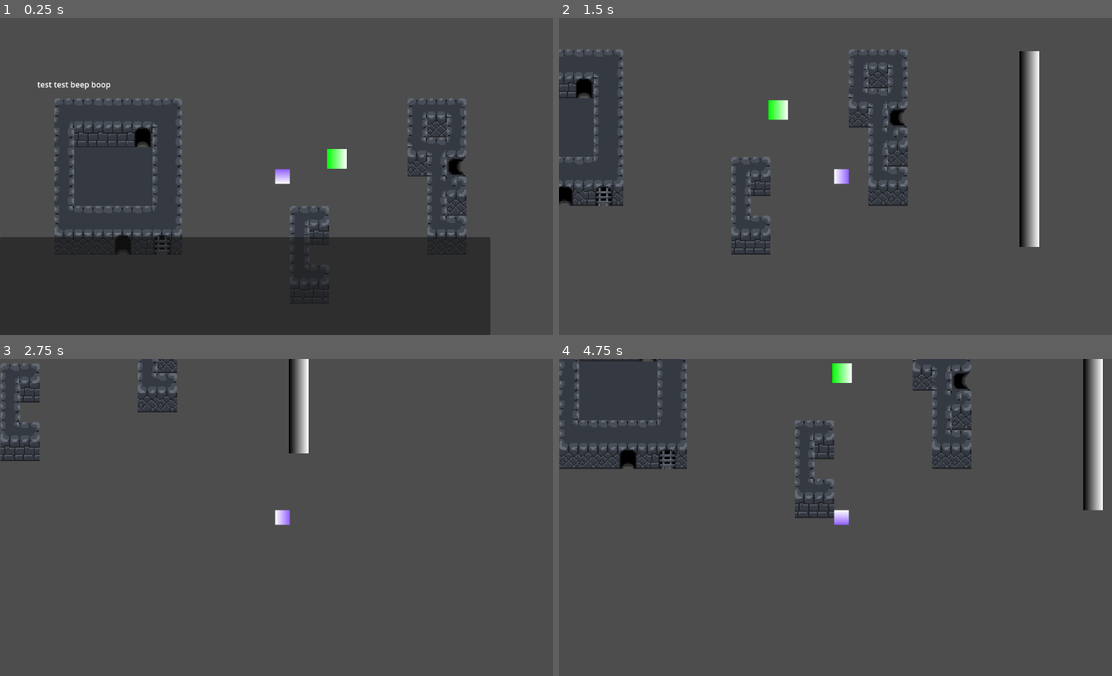
Above: before the commit, frames 1-4 (two rows, left to right).
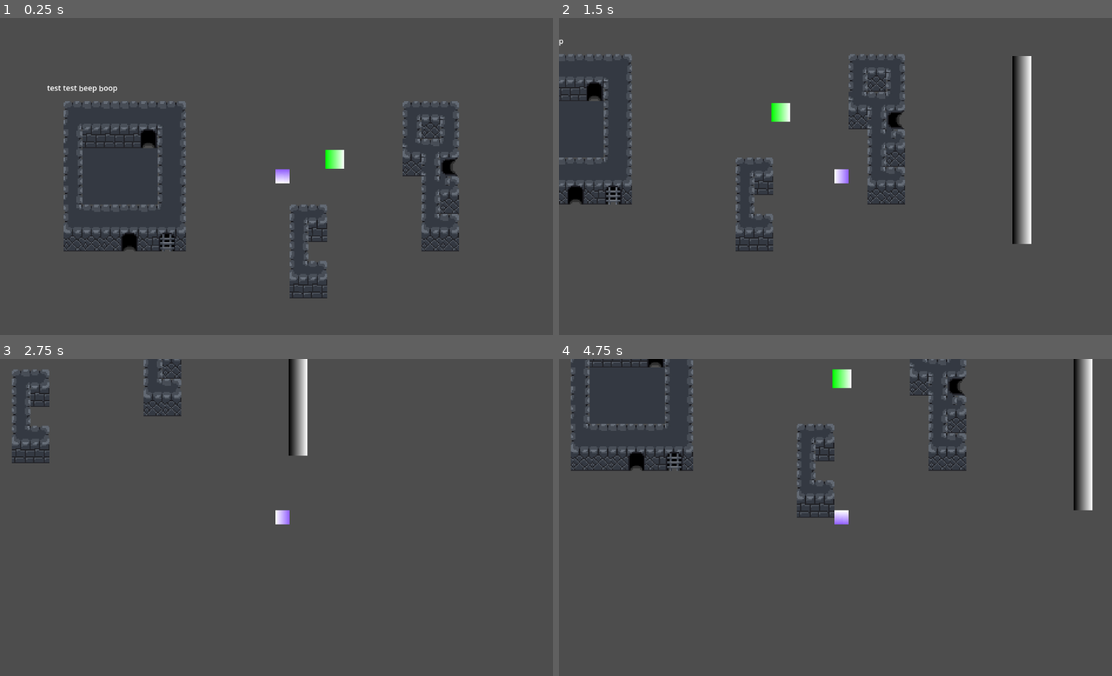
Above: after the commit, the same moments.

Repository: spdskatr/perplex-temple
Game: Godot game, scene res://scenes/test_spdskatr.tscn
Two runs of this game, one before a commit and one after it. Both use one fixed random seed, a clock stepped at 60 frames per second and the inputs below. This scene is started directly instead of the project's main scene.
Inputs:
- Up to frame 1 (0.25 s): no input
- Up to frame 2 (1.5 s): tap Enter (accept) at 0.5, 1.35 s; hold Right (right) 0.53-1.28 s; hold Enter (accept) 0.53-1.28 s; hold Down (down) from 1.28 s (still down)
- Up to frame 3 (2.75 s): release Down (down) at 2.03 s; hold Right (right) from 2.03 s (still down); hold Shift (shift) from 2.03 s (still down); tap Enter (accept) at 2.3 s
- Up to frame 4 (4.75 s): release Right (right) at 2.78 s; release Shift (shift) at 2.78 s; hold Up (up) 2.78-3.53 s; tap Enter (accept) at 2.85, 3.5, 4.55 s; hold Enter (accept) 3.53-4.28 s; hold Left (left) from 3.53 s (still down); tap Shift (shift) at 4.35 s

The runs differ from the first frame. In frame 1, 30% of the frame differs, in the area x 0-89%, y 20-100%; in frame 2, 6.6%; in frame 3, 1.9%; in frame 4, 6.0%.

Commit message:
Improve dialogue box

Diff:
--- a/project.godot
+++ b/project.godot
@@ -17,6 +17,8 @@
 
 [display]
 
+window/size/viewport_width=1200
+window/size/viewport_height=675
 window/stretch/mode="viewport"
 
 [input]
--- a/scenes/scripts/dialogue.gd
+++ b/scenes/scripts/dialogue.gd
@@ -3,14 +3,19 @@
 @export var text_speed: float = 0.05  # Speed of text appearing
 var dialogue_queue = []
 var is_typing = false
+var skip_current_text = false
 
 @onready var label = $Label  # Adjust this path if needed
 
+
 func show_text(new_text: String):
-	if is_typing:
-		return  # Prevent new text while typing
+	var first_dialogue = dialogue_queue.size() == 0
 	dialogue_queue.append(new_text)
-	if dialogue_queue.size() == 1:
+
+	# Start text box
+	if first_dialogue and not is_typing:
+		show()
+		get_tree().paused = true
 		_process_text()
 
 func _process_text():
@@ -21,15 +26,21 @@
 	is_typing = true
 	label.text = ""
 
-	for char in text_to_display:
-		label.text += char
-		await get_tree().create_timer(text_speed).timeout  # Simulates typing effect
+	for c in text_to_display:
+		label.text += c
+		if not skip_current_text:
+			await get_tree().create_timer(text_speed).timeout
 
 	is_typing = false
+	skip_current_text = false
 
 func _unhandled_input(event):
-	if event.is_action_pressed("accept") and not is_typing:
-		if dialogue_queue.is_empty():
-			hide()  # Hide the text box when dialogue is finished
+	if event.is_action_pressed("accept"):
+		if is_typing:
+			skip_current_text = true
 		else:
-			_process_text()
+			if dialogue_queue.is_empty():
+				hide()  # Hide the text box when dialogue is finished
+				get_tree().paused = false
+			else:
+				_process_text()
--- a/scenes/scripts/test_spdskatr/level.gd
+++ b/scenes/scripts/test_spdskatr/level.gd
@@ -15,7 +15,6 @@
 
 func _on_pad_body_entered(body: Node2D) -> void:
 	# You can do some game logic here idk
-	textbox.show()
 	textbox.show_text("You stepped on the pad!")
 	print(body)
 	pass # Replace with function body.
--- a/scenes/test_spdskatr.tscn
+++ b/scenes/test_spdskatr.tscn
@@ -267,20 +267,30 @@
 shape = SubResource("RectangleShape2D_8gwwp")
 
 [node name="UILayer" type="CanvasLayer" parent="."]
+process_mode = 3
 
 [node name="Panel" type="Panel" parent="UILayer"]
-anchors_preset = 2
+visible = false
+anchors_preset = 7
+anchor_left = 0.5
 anchor_top = 1.0
+anchor_right = 0.5
 anchor_bottom = 1.0
+offset_left = -500.0
 offset_top = -200.0
-offset_right = 1000.0
+offset_right = 500.0
+grow_horizontal = 2
 grow_vertical = 0
 script = ExtResource("7_41itj")
 
 [node name="Label" type="Label" parent="UILayer/Panel"]
 layout_mode = 0
-offset_right = 40.0
-offset_bottom = 23.0
+offset_left = 20.0
+offset_top = 20.0
+offset_right = 980.0
+offset_bottom = 180.0
+theme_override_font_sizes/font_size = 32
+autowrap_mode = 2
 
 [connection signal="body_entered" from="Pad" to="." method="_on_pad_body_entered"]
 [connection signal="body_entered" from="Door1" to="." method="_on_door_1_body_entered"]
